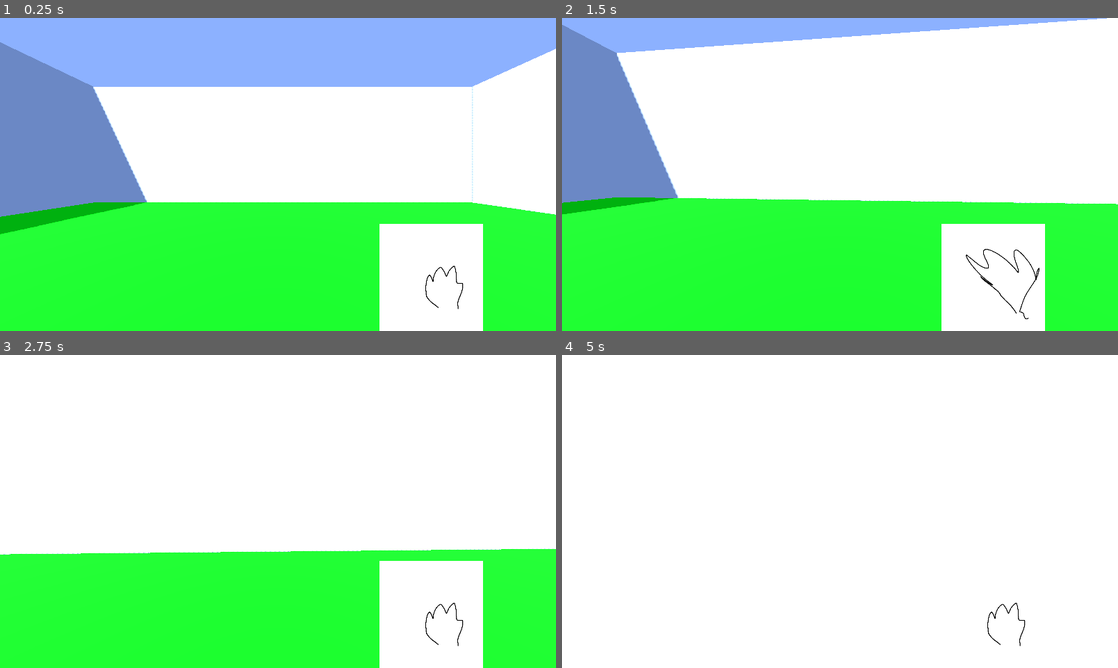
Above: before the commit, frames 1-4 (two rows, left to right).
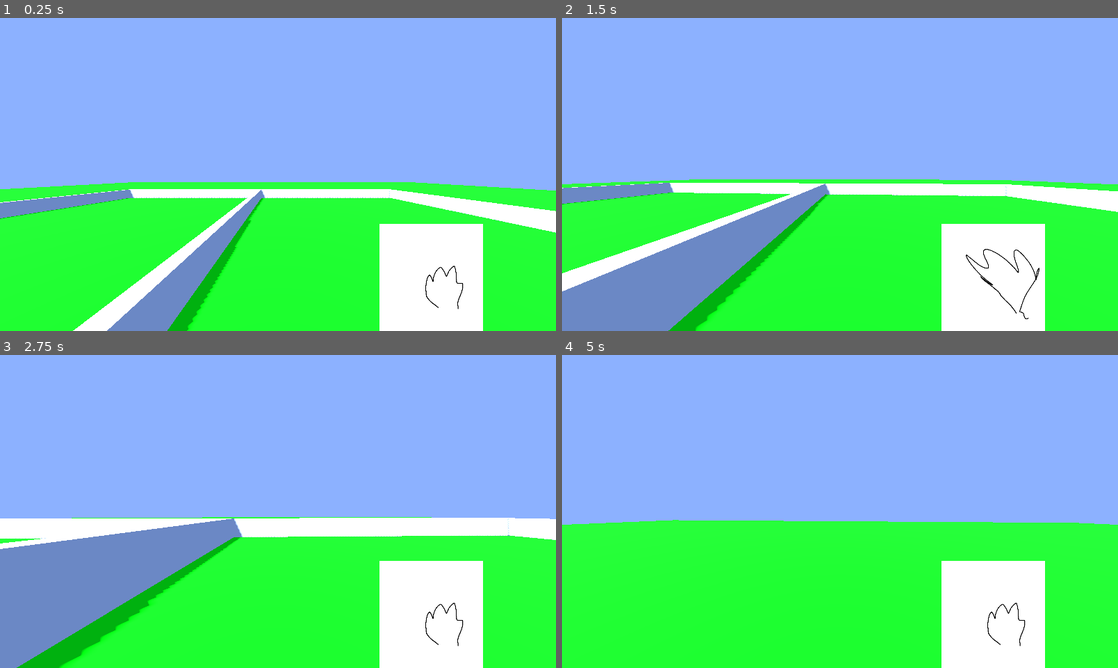
Above: after the commit, the same moments.

Repository: Agent-Maxwell/LudumDare56
Game: Godot game, scene res://world.tscn
Two runs of this game, one before a commit and one after it. Both use one fixed random seed, a clock stepped at 60 frames per second and the inputs below.
Inputs (mouse positions are in pixels of both pictures, inside the frame that each line leads up to):
- Up to frame 1 (0.25 s): no input
- Up to frame 2 (1.5 s): move the mouse to (867, 174) at 0.52 s; hold W (move_forwards) from 0.53 s (still down); click (867, 174) at 0.6 s; tap Space (jump) at 0.77 s; move the mouse to (812, 174) at 1.27 s; click (812, 174) at 1.35 s
- Up to frame 3 (2.75 s): keep holding W (move_forwards); tap Space (jump) at 1.52 s; move the mouse to (289, 505) at 2.02 s; click (289, 505) at 2.1 s
- Up to frame 4 (5 s): keep holding W (move_forwards); move the mouse to (834, 517) at 2.77 s; click (834, 517) at 2.85 s; tap Space (jump) at 3.02, 3.77, 4.52 s; move the mouse to (878, 514) at 3.52 s; click (878, 514) at 3.6 s; move the mouse to (795, 508) at 4.27 s; click (795, 508) at 4.35 s

The runs differ from the first frame. In frame 1, 44% of the frame differs, in the area x 0-100%, y 7-100%; in frame 2, 60%; in frame 3, 67%; in frame 4, 94%, in the area x 0-100%, y 0-100%.

Commit message:
house blockout

Diff:
--- a/world.tscn
+++ b/world.tscn
@@ -40,7 +40,7 @@
 shape = SubResource("BoxShape3D_pcqxp")
 
 [node name="Fence" type="MeshInstance3D" parent="Environment"]
-transform = Transform3D(0.435684, 0, 0, 0, 1, 0, 0, 0, 3.54439, 0, 0.481763, 0)
+transform = Transform3D(0.5, 0, 0, 0, 1.5, 0, 0, 0, 30, 0, 0.5, -5)
 material_override = SubResource("StandardMaterial3D_070dd")
 mesh = SubResource("BoxMesh_vxh1j")
 
@@ -49,44 +49,64 @@
 [node name="CollisionShape3D" type="CollisionShape3D" parent="Environment/Fence/StaticBody3D"]
 shape = SubResource("ConcavePolygonShape3D_aohfv")
 
-[node name="BIG fence" type="MeshInstance3D" parent="Environment"]
-transform = Transform3D(12.3636, 0, 0, 0, 28.3561, 0, 0, 0, 121.319, -26.7701, 0.481763, 0)
+[node name="Fence3" type="MeshInstance3D" parent="Environment"]
+transform = Transform3D(0.5, 0, 0, 0, 1.5, 0, 0, 0, 30, -20, 0.5, -5)
 material_override = SubResource("StandardMaterial3D_070dd")
 mesh = SubResource("BoxMesh_vxh1j")
 
-[node name="StaticBody3D" type="StaticBody3D" parent="Environment/BIG fence"]
+[node name="StaticBody3D" type="StaticBody3D" parent="Environment/Fence3"]
 
-[node name="CollisionShape3D" type="CollisionShape3D" parent="Environment/BIG fence/StaticBody3D"]
+[node name="CollisionShape3D" type="CollisionShape3D" parent="Environment/Fence3/StaticBody3D"]
 shape = SubResource("ConcavePolygonShape3D_aohfv")
 
-[node name="BIG fence2" type="MeshInstance3D" parent="Environment"]
-transform = Transform3D(12.3636, 0, 0, 0, 28.3561, 0, 0, 0, 121.319, 33.5348, 0.481763, 0)
+[node name="Fence2" type="MeshInstance3D" parent="Environment"]
+transform = Transform3D(-2.18557e-08, 0, 20, 0, 1.5, 0, -0.5, 0, -8.74228e-07, -10, 0.5, -20)
 material_override = SubResource("StandardMaterial3D_070dd")
 mesh = SubResource("BoxMesh_vxh1j")
 
-[node name="StaticBody3D" type="StaticBody3D" parent="Environment/BIG fence2"]
+[node name="StaticBody3D" type="StaticBody3D" parent="Environment/Fence2"]
 
-[node name="CollisionShape3D" type="CollisionShape3D" parent="Environment/BIG fence2/StaticBody3D"]
+[node name="CollisionShape3D" type="CollisionShape3D" parent="Environment/Fence2/StaticBody3D"]
 shape = SubResource("ConcavePolygonShape3D_aohfv")
 
-[node name="BIG fence3" type="MeshInstance3D" parent="Environment"]
-transform = Transform3D(-5.40431e-07, 0, 121.319, 0, 28.3561, 0, -12.3636, 0, -5.30304e-06, 0.408614, 0.481763, -22.5852)
+[node name="Fence4" type="MeshInstance3D" parent="Environment"]
+transform = Transform3D(-2.18557e-08, 0, 20, 0, 1.5, 0, -0.5, 0, -8.74228e-07, 10, 0.5, -20)
 material_override = SubResource("StandardMaterial3D_070dd")
 mesh = SubResource("BoxMesh_vxh1j")
 
-[node name="StaticBody3D" type="StaticBody3D" parent="Environment/BIG fence3"]
+[node name="StaticBody3D" type="StaticBody3D" parent="Environment/Fence4"]
 
-[node name="CollisionShape3D" type="CollisionShape3D" parent="Environment/BIG fence3/StaticBody3D"]
+[node name="CollisionShape3D" type="CollisionShape3D" parent="Environment/Fence4/StaticBody3D"]
 shape = SubResource("ConcavePolygonShape3D_aohfv")
 
-[node name="BIG fence4" type="MeshInstance3D" parent="Environment"]
-transform = Transform3D(-5.40431e-07, 0, 121.319, 0, 28.3561, 0, -12.3636, 0, -5.30304e-06, 0.408617, 0.481763, 34.7795)
+[node name="Fence5" type="MeshInstance3D" parent="Environment"]
+transform = Transform3D(0.5, 0, 0, 0, 1.5, 0, 0, 0, 30, 20, 0.5, -5)
 material_override = SubResource("StandardMaterial3D_070dd")
 mesh = SubResource("BoxMesh_vxh1j")
 
-[node name="StaticBody3D" type="StaticBody3D" parent="Environment/BIG fence4"]
+[node name="StaticBody3D" type="StaticBody3D" parent="Environment/Fence5"]
 
-[node name="CollisionShape3D" type="CollisionShape3D" parent="Environment/BIG fence4/StaticBody3D"]
+[node name="CollisionShape3D" type="CollisionShape3D" parent="Environment/Fence5/StaticBody3D"]
+shape = SubResource("ConcavePolygonShape3D_aohfv")
+
+[node name="House" type="MeshInstance3D" parent="Environment"]
+transform = Transform3D(20, 0, 0, 0, 10, 0, 0, 0, 10, -10, 5, 15)
+material_override = SubResource("StandardMaterial3D_070dd")
+mesh = SubResource("BoxMesh_vxh1j")
+
+[node name="StaticBody3D" type="StaticBody3D" parent="Environment/House"]
+
+[node name="CollisionShape3D" type="CollisionShape3D" parent="Environment/House/StaticBody3D"]
+shape = SubResource("ConcavePolygonShape3D_aohfv")
+
+[node name="House2" type="MeshInstance3D" parent="Environment"]
+transform = Transform3D(20, 0, 0, 0, 10, 0, 0, 0, 10, 10, 5, 15)
+material_override = SubResource("StandardMaterial3D_070dd")
+mesh = SubResource("BoxMesh_vxh1j")
+
+[node name="StaticBody3D" type="StaticBody3D" parent="Environment/House2"]
+
+[node name="CollisionShape3D" type="CollisionShape3D" parent="Environment/House2/StaticBody3D"]
 shape = SubResource("ConcavePolygonShape3D_aohfv")
 
 [node name="WorldEnvironment" type="WorldEnvironment" parent="."]
